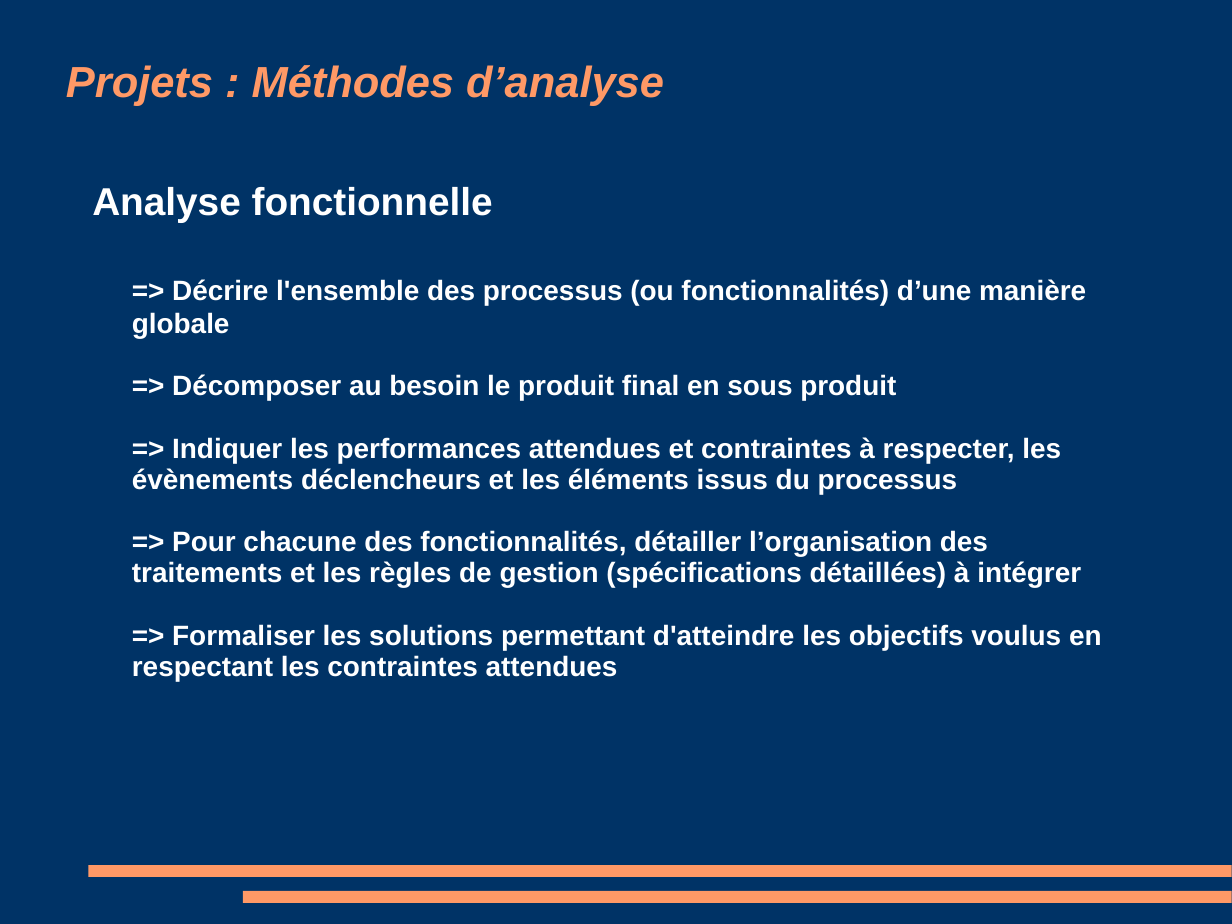
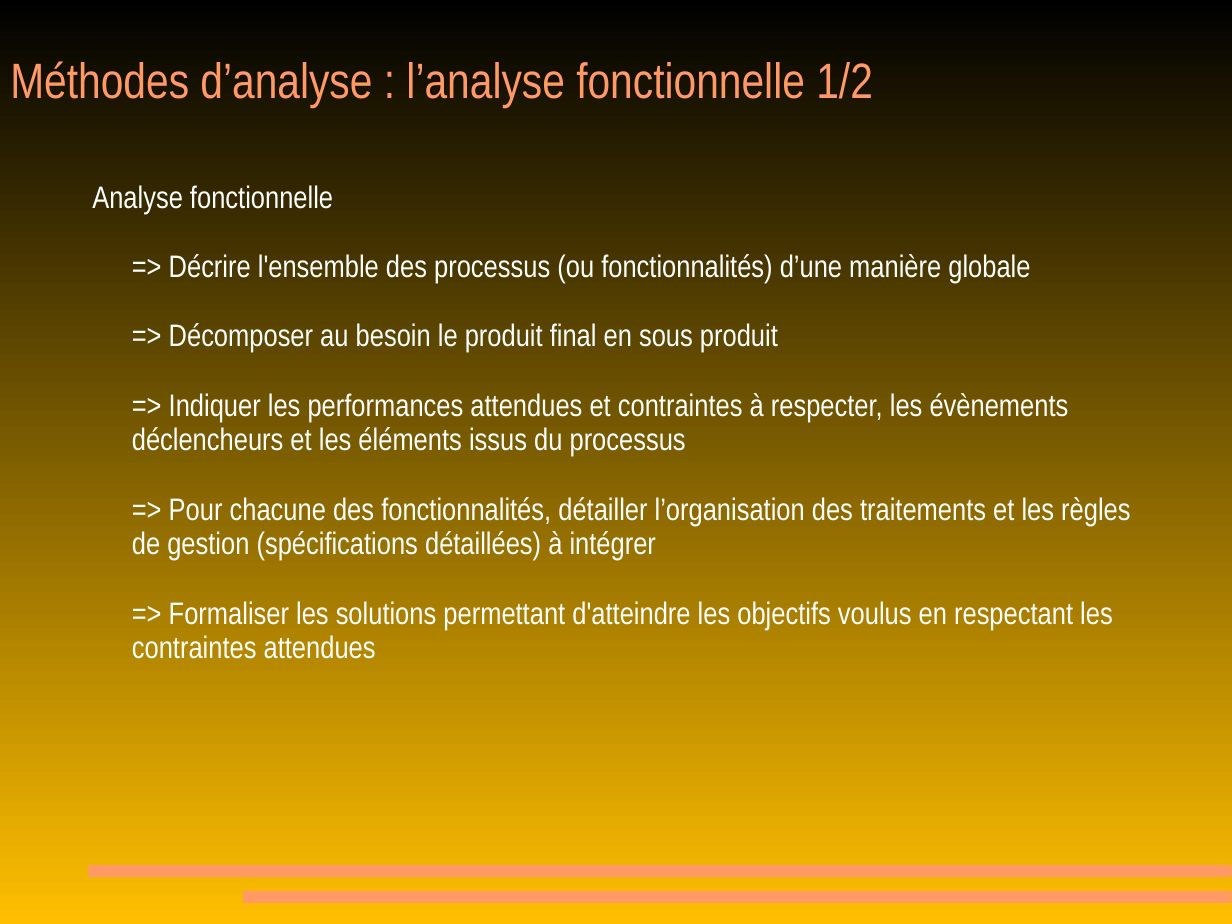
Before and after one commit to MichaelMondou/Cours, a slide deck: slide 12 of Gestion de projet/010 cours 1 gestion projet.pps (slide 11 before the commit). Drawn at 1232x924 pixels with LibreOffice and Linux fonts; fonts in the diff are those of the drawing. Boxes give left, top, right and bottom in pixels: in the first picture for what was removed or moved away, otherwise in the second. Text is boxed around its words. In the diff, an @@ line names an element or a change of style, - is before the commit and + after.

Commit message:
Les PDFs de gestion de projet à jour.

```diff
--- a/Gestion de projet/010 cours 1 gestion projet.pps
+++ b/Gestion de projet/010 cours 1 gestion projet.pps
@@ background #003366 to gradient #000000 to #FFBF00 @@
@@ title at (10,61,873,107): text changed; size 28 to 32 pt; font Arial to Arial Narrow; bold off; italic off @@
-Projets : Méthodes d’analyse
+Méthodes d’analyse : l’analyse fonctionnelle 1/2
@@ text "Analyse fonctionnelle" at (92,185,1130,659): size 25 to 20 pt in "Analyse fonctionnelle"; font Arial to Arial Narrow, bold off, size 18 to 20 pt @@
```
Also in this commit, not shown: 5 other slides changed, 9 slides added, 8 slides removed, 9 other files.
